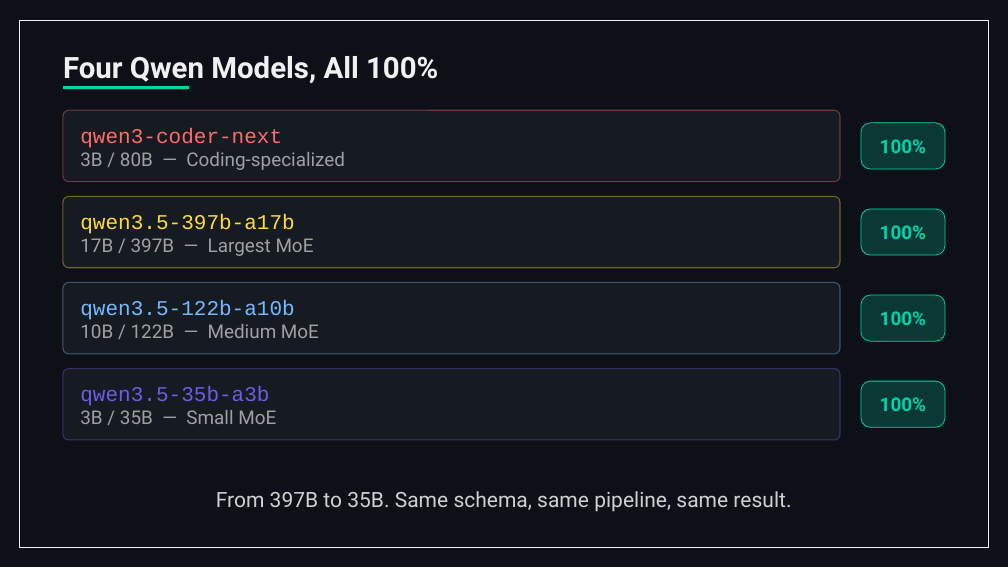
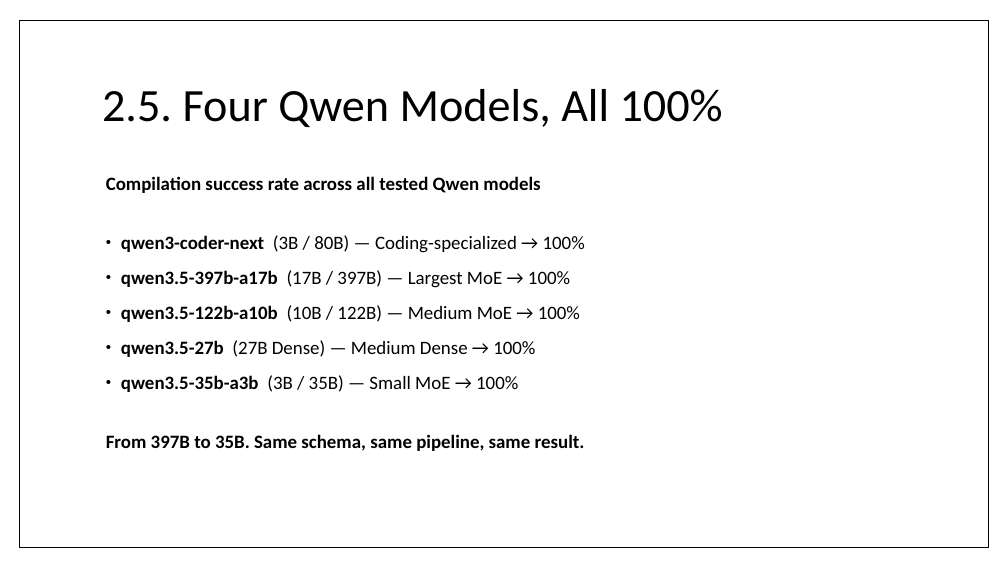
Before and after one commit to wrtnlabs/autobe, a slide deck: slide 17 of website/public/seminars/20260326-qwen-meetup-korea.pptx. Drawn at 1008x567 pixels with LibreOffice and Linux fonts; fonts in the diff are those of the drawing. Boxes give left, top, right and bottom in pixels: in the first picture for what was removed or moved away, otherwise in the second. Text is boxed around its words. In the diff, an @@ line names an element or a change of style, - is before the commit and + after.

```diff
--- a/website/public/seminars/20260326-qwen-meetup-korea.pptx
+++ b/website/public/seminars/20260326-qwen-meetup-korea.pptx
@@ background #0D1117 to #FFFFFF @@
@@ rectangle at <box>19,20,988,547</box>: fill #0D1117 to #FFFFFF; outline #F0F0F0 1 pt to #000000 1 pt @@
@@ title "2.5. Four Qwen Models, All ..." at <box>102,89,723,127</box>: vertical alignment bottom to middle @@
@@ rectangle removed at <box>63,86,189,89</box> @@
@@ title at <box>102,89,723,127</box>: text changed; size 28 to 44 pt; font Roboto to Calibri; text colour #F0F0F0 to #000000; bold off @@
-Four Qwen Models, All 100%
+2.5. Four Qwen Models, All 100%
@@ rounded rectangle removed at <box>63,110,840,181</box> @@
-qwen3-coder-next
-3B / 80B — Coding-specialized
@@ rounded rectangle removed at <box>861,123,945,169</box> @@
-100%
@@ text added at <box>106,176,585,451</box>, 18 pt, text #000000, bold @@
+Compilation success rate across all tested Qwen models
+• qwen3-coder-next (3B / 80B) — Coding-specialized → 100%
+• qwen3.5-397b-a17b (17B / 397B) — Largest MoE → 100%
+• qwen3.5-122b-a10b (10B / 122B) — Medium MoE → 100%
+• qwen3.5-27b (27B Dense) — Medium Dense → 100%
+• qwen3.5-35b-a3b (3B / 35B) — Small MoE → 100%
+From 397B to 35B. Same schema, same pipeline, same result.
@@ rounded rectangle removed at <box>63,197,840,268</box> @@
-qwen3.5-397b-a17b
-17B / 397B — Largest MoE
@@ rounded rectangle removed at <box>861,209,945,255</box> @@
-100%
@@ rounded rectangle removed at <box>63,283,840,354</box> @@
-qwen3.5-122b-a10b
-10B / 122B — Medium MoE
@@ rounded rectangle removed at <box>861,295,945,341</box> @@
-100%
@@ rounded rectangle removed at <box>63,369,840,440</box> @@
-qwen3.5-35b-a3b
-3B / 35B — Small MoE
@@ rounded rectangle removed at <box>861,381,945,427</box> @@
-100%
@@ text removed at <box>216,491,791,512</box> @@
-From 397B to 35B. Same schema, same pipeline, same result.
```
Also in this commit, not shown: 31 other slides changed, 33 slides added, 28 slides removed, 1 other file.
